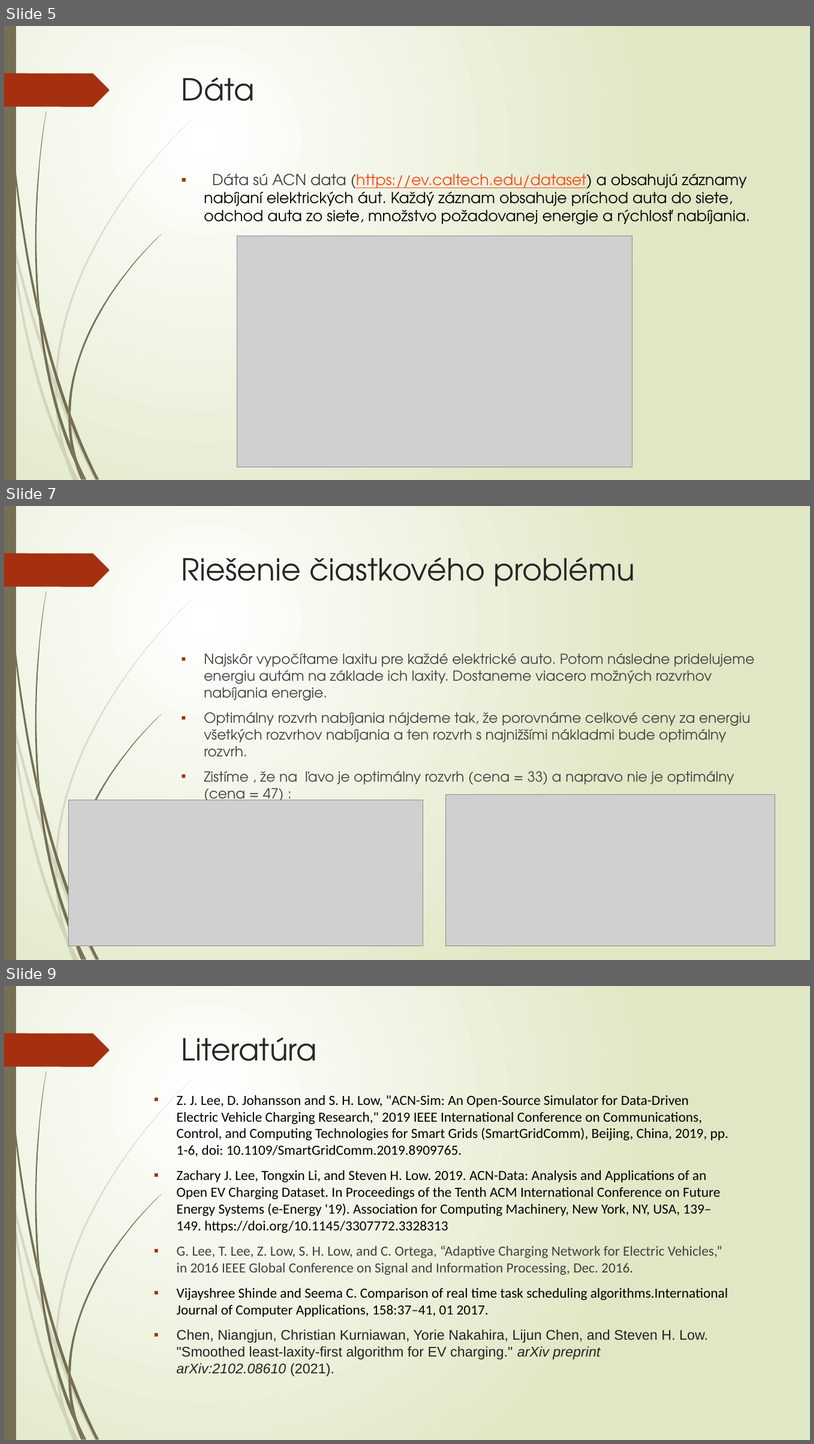
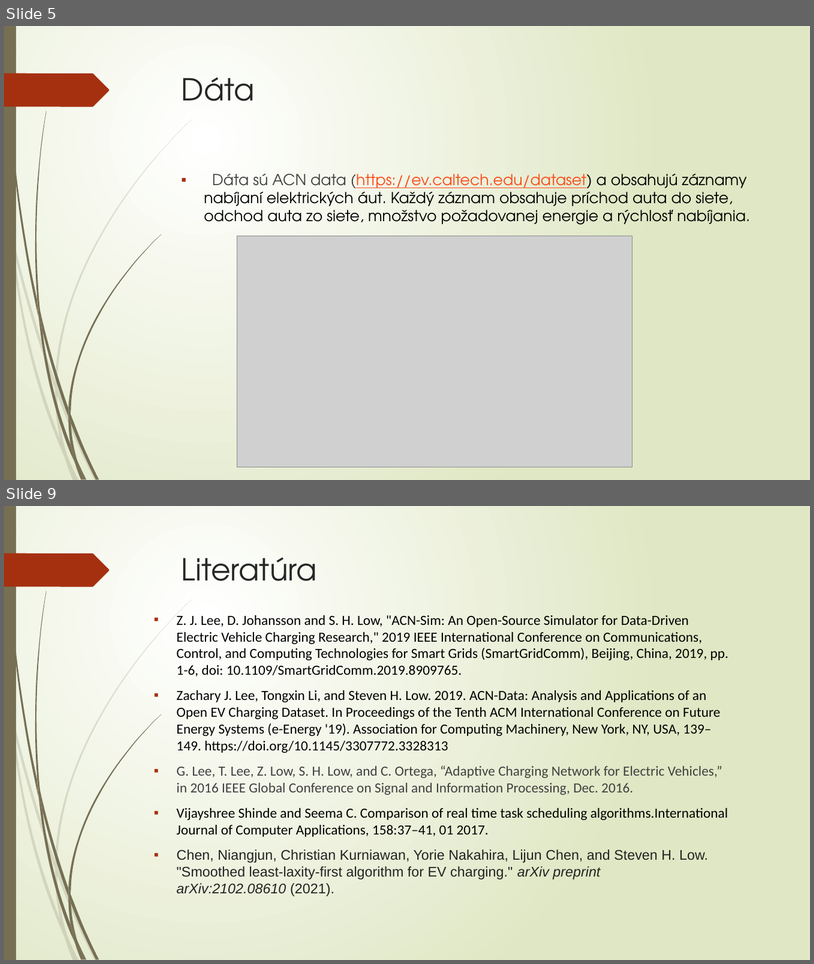
Before and after one commit to Omar-687/diplomovka, a slide deck: prezentácia_diplomovka (2).pptx. Shown one above the other, each under a label of ours: slides 5, 7 and 9 before the commit, slides 5 and 9 after it; the slides between them are not shown. The pictures are 814x1444 and 814x964 pixels, drawn with LibreOffice and Linux fonts; fonts in the diff are those of the drawing; grey boxes stand for pictures. Boxes give left, top, right and bottom in pixels: in the first picture for what was removed or moved away, otherwise in the second. Text is boxed around its words. In the diff, an @@ line names an element or a change of style, - is before the commit and + after.

```diff
--- a/prezentácia_diplomovka (2).pptx
+++ b/prezentácia_diplomovka (2).pptx
@@ slide 7 removed at <box>4,506,810,960</box>, background gradient #FFFFFF to #DFE8C4; not listed: 24 template elements that a slide beside it also shows @@
@@ title removed at <box>182,557,635,586</box> @@
-Riešenie čiastkového problému
@@ text removed at <box>204,653,755,800</box> @@
-▪ Najskôr vypočítame laxitu pre každé elektrické auto. Potom následne pridelujeme energiu autám na základe ich laxity. Dostaneme viacero možných rozvrhov nabíjania energie.
-▪ Optimálny rozvrh nabíjania nájdeme tak, že porovnáme celkové ceny za energiu všetkých rozvrhov nabíjania a ten rozvrh s najnižšími nákladmi bude optimálny rozvrh.
-▪ Zistíme , že na ľavo je optimálny rozvrh (cena = 33) a napravo nie je optimálny (cena = 47) :
-▪ :
@@ picture removed at <box>69,800,423,946</box> @@
@@ picture removed at <box>446,795,776,946</box> @@
```
Also in this commit, not shown: 2 slides changed, 1 slide added, 1 other file.
